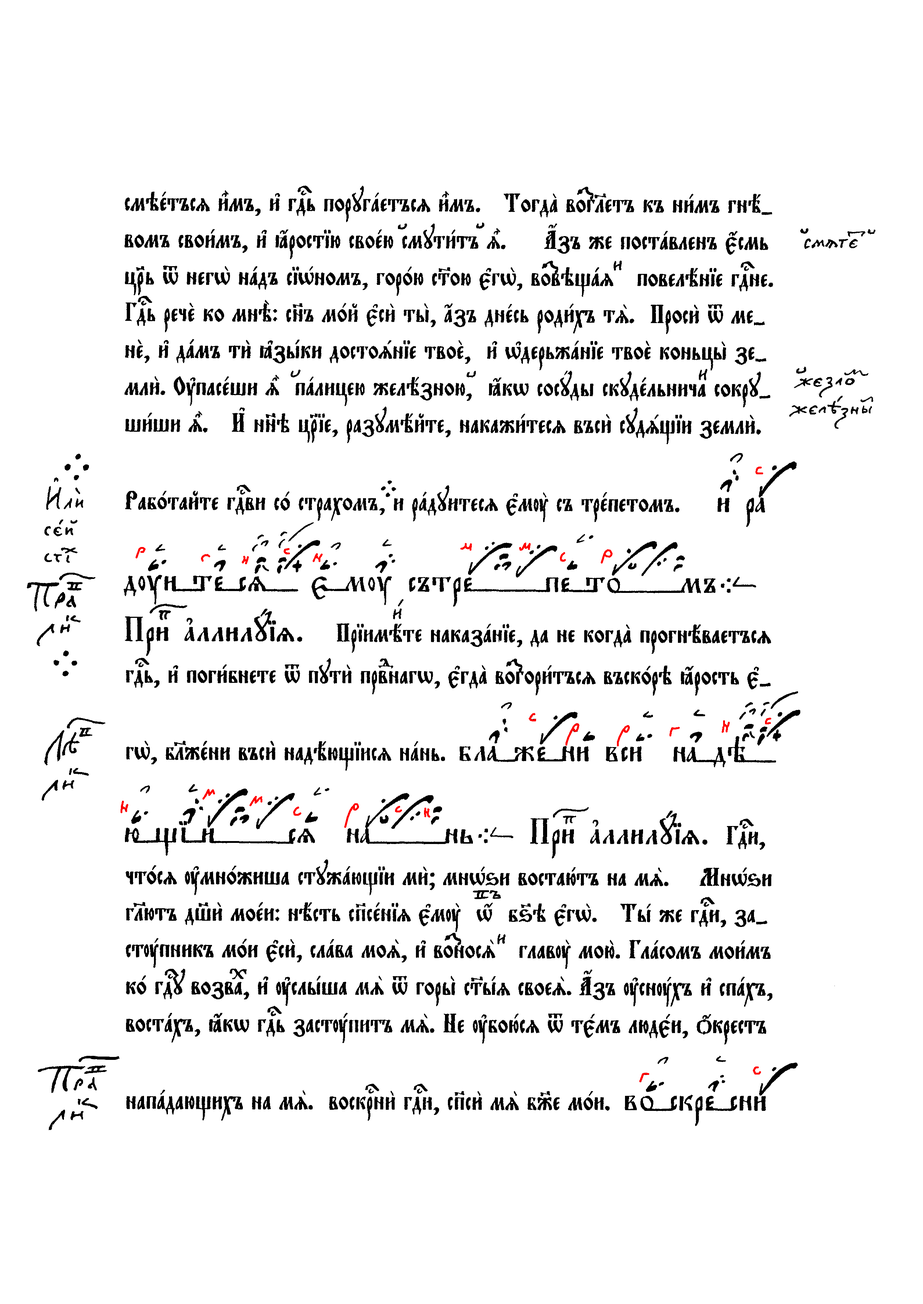
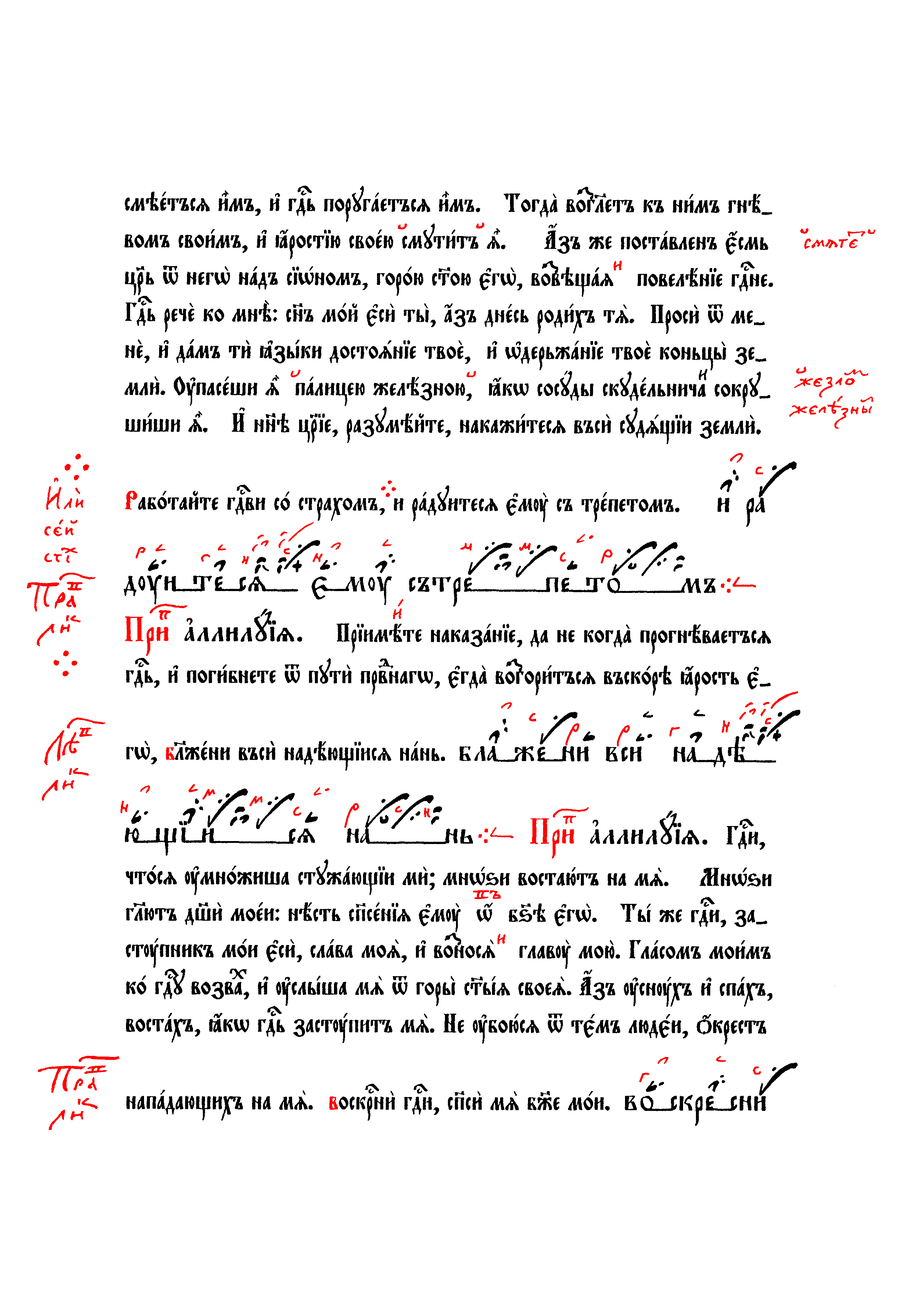
Layer changes from the first 923×1304 image to the second:
painted on "Червила" over 26, 222, 876, 1131
painted on "Чернила" over 26, 222, 876, 1131
